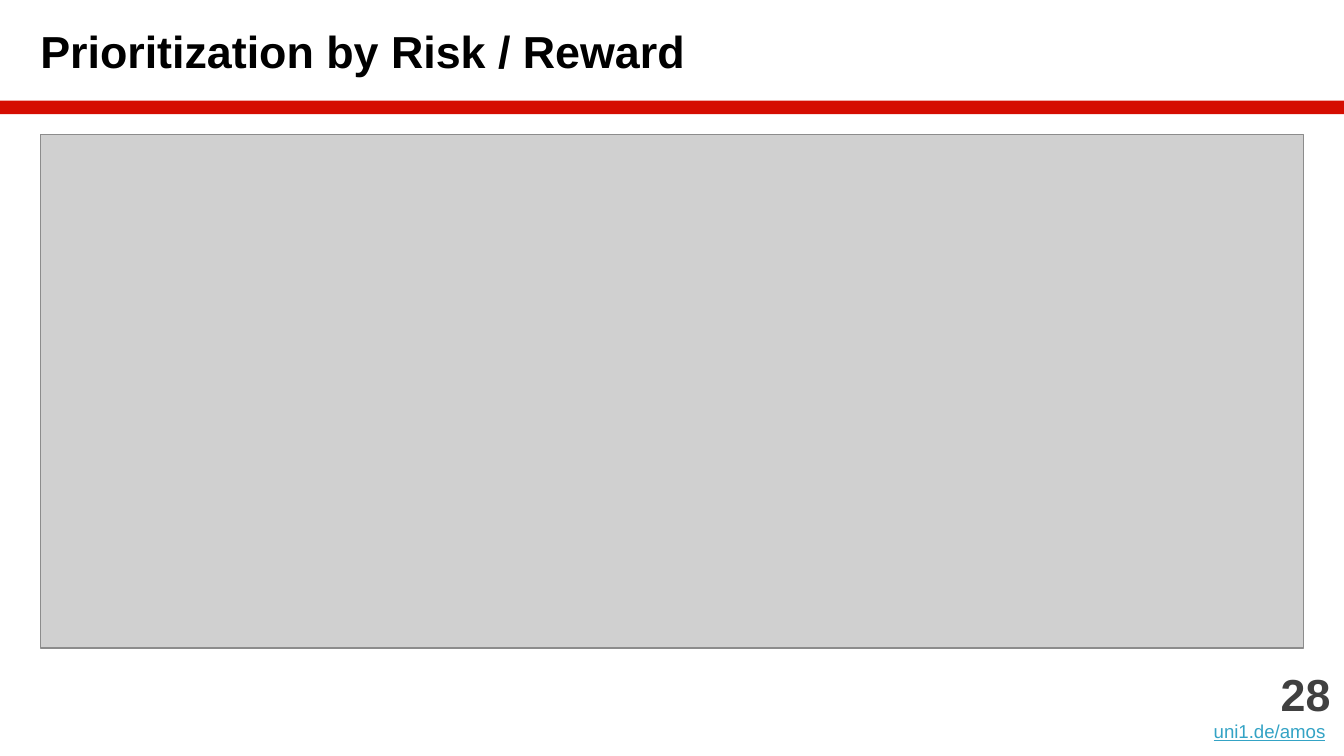
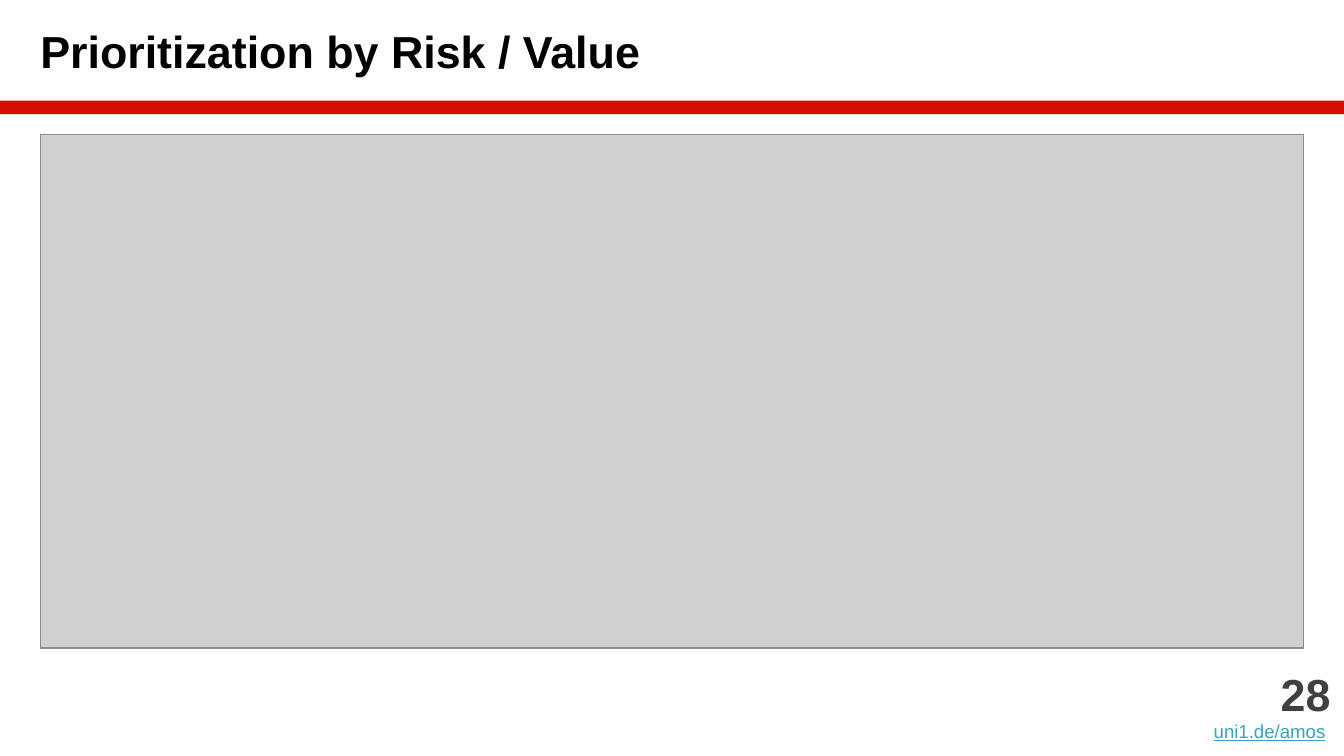
Before and after one commit to dirkriehle/amos-course, a slide deck: slide 28 of Lecture slides/AMOS B04 - Agile Planning.pptx. Drawn at 1344x756 pixels with LibreOffice and Linux fonts; fonts in the diff are those of the drawing; grey boxes stand for pictures. Boxes give left, top, right and bottom in pixels: in the first picture for what was removed or moved away, otherwise in the second. Text is boxed around its words. In the diff, an @@ line names an element or a change of style, - is before the commit and + after.

```diff
--- a/Lecture slides/AMOS B04 - Agile Planning.pptx
+++ b/Lecture slides/AMOS B04 - Agile Planning.pptx
@@ title at (x1=40, y1=35, x2=640, y2=77): text changed @@
-Prioritization by Risk / Reward
+Prioritization by Risk / Value
```
Also in this commit, not shown: 6 other slides changed, 1 other file.
